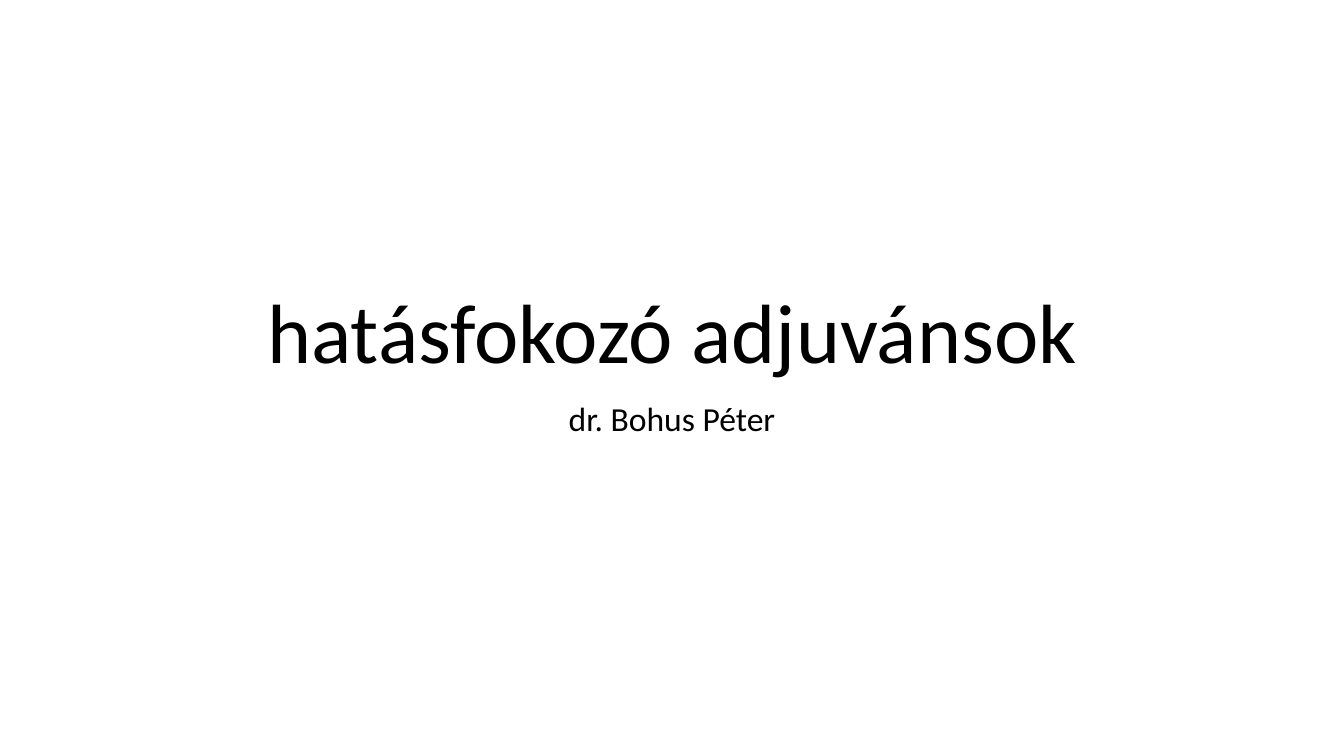
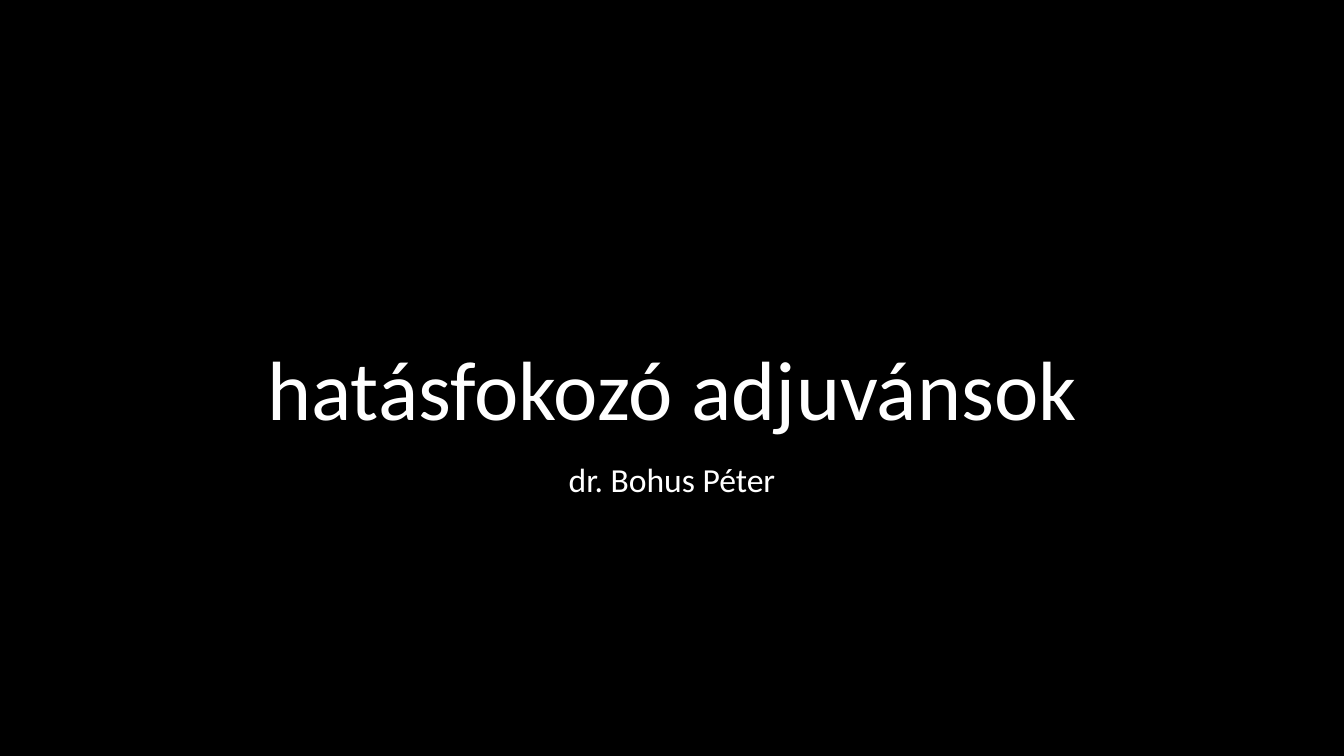
Before and after one commit to LilianaBohus/chemistry-presenations, a slide deck: slide 1 of adjuvants.pptx. Drawn at 1344x756 pixels with LibreOffice and Linux fonts; fonts in the diff are those of the drawing; background and template pictures are left out. Boxes give left, top, right and bottom in pixels: in the first picture for what was removed or moved away, otherwise in the second. Text is boxed around its words. In the diff, an @@ line names an element or a change of style, - is before the commit and + after.

```diff
--- a/adjuvants.pptx
+++ b/adjuvants.pptx
@@ background #FFFFFF to picture (left out) @@
@@ title "hatásfokozó adjuvánsok" at (267, 361, 1077, 435): text colour #000000 to #FFFFFF @@
@@ subtitle "dr. Bohus Péter" at (569, 468, 776, 493): text colour #000000 to #FFFFFF @@
@@ subtitle "dr. Bohus Péter": place and size @@
-subtitle "dr. Bohus Péter" at (569, 407, 776, 432)
+subtitle "dr. Bohus Péter" at (569, 468, 776, 493)
```
Also in this commit, not shown: 5 other slides changed, 1 slide removed.
